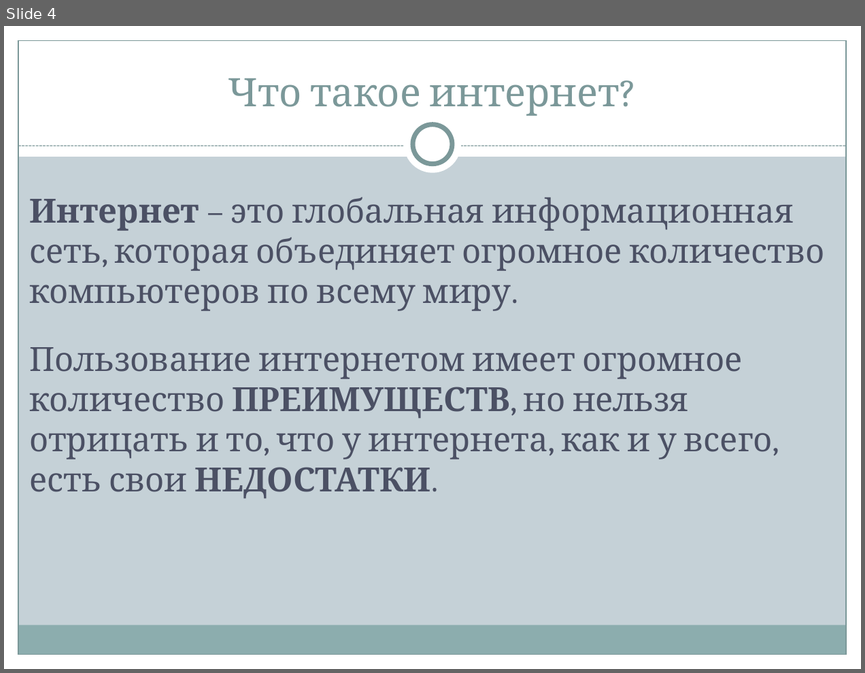
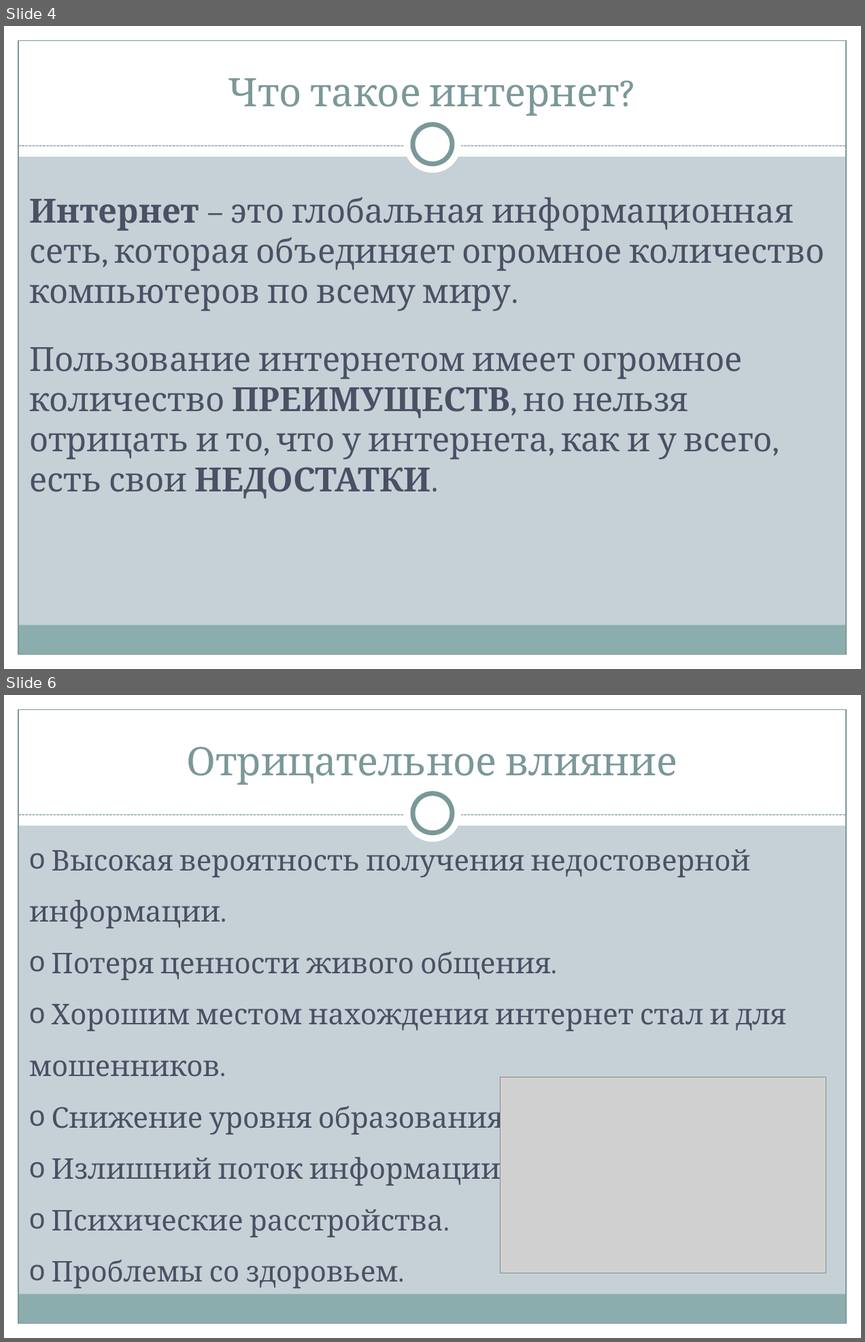
Before and after one commit to Ivan2802/itog_project_9, a slide deck: Проект.pptx. Shown one above the other, each under a label of ours: slide 4 before the commit, slides 4 and 6 after it; the slides between them are not shown. The pictures are 865x673 and 865x1342 pixels, drawn with LibreOffice and Linux fonts; fonts in the diff are those of the drawing; grey boxes stand for pictures. Boxes give left, top, right and bottom in pixels: in the first picture for what was removed or moved away, otherwise in the second. Text is boxed around its words. In the diff, an @@ line names an element or a change of style, - is before the commit and + after.

```diff
--- a/Проект.pptx
+++ b/Проект.pptx
@@ slide 6 added at [4, 695, 861, 1338], background #C5D1D7; not listed: 9 template elements that a slide beside it also shows @@
@@ title added at [186, 747, 677, 785], 33 pt, text #7C999A @@
+Отрицательное влияние
@@ text added at [29, 849, 786, 1288], 24 pt, text #4B5064 @@
+o Высокая вероятность получения недостоверной информации.
+o Потеря ценности живого общения.
+o Хорошим местом нахождения интернет стал и для мошенников.
+o Снижение уровня образования.
+o Излишний поток информации.
+o Психические расстройства.
+o Проблемы со здоровьем.
@@ picture added at [500, 1077, 827, 1272] @@
```
Also in this commit, not shown: 3 slides changed, 7 other slides added, 2 slides removed, 26 other files.
